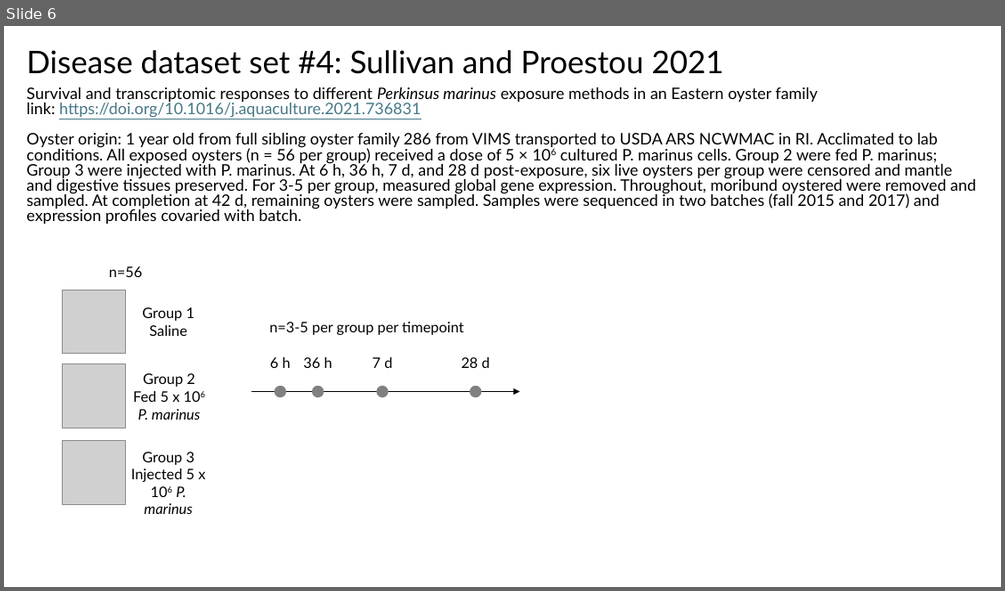
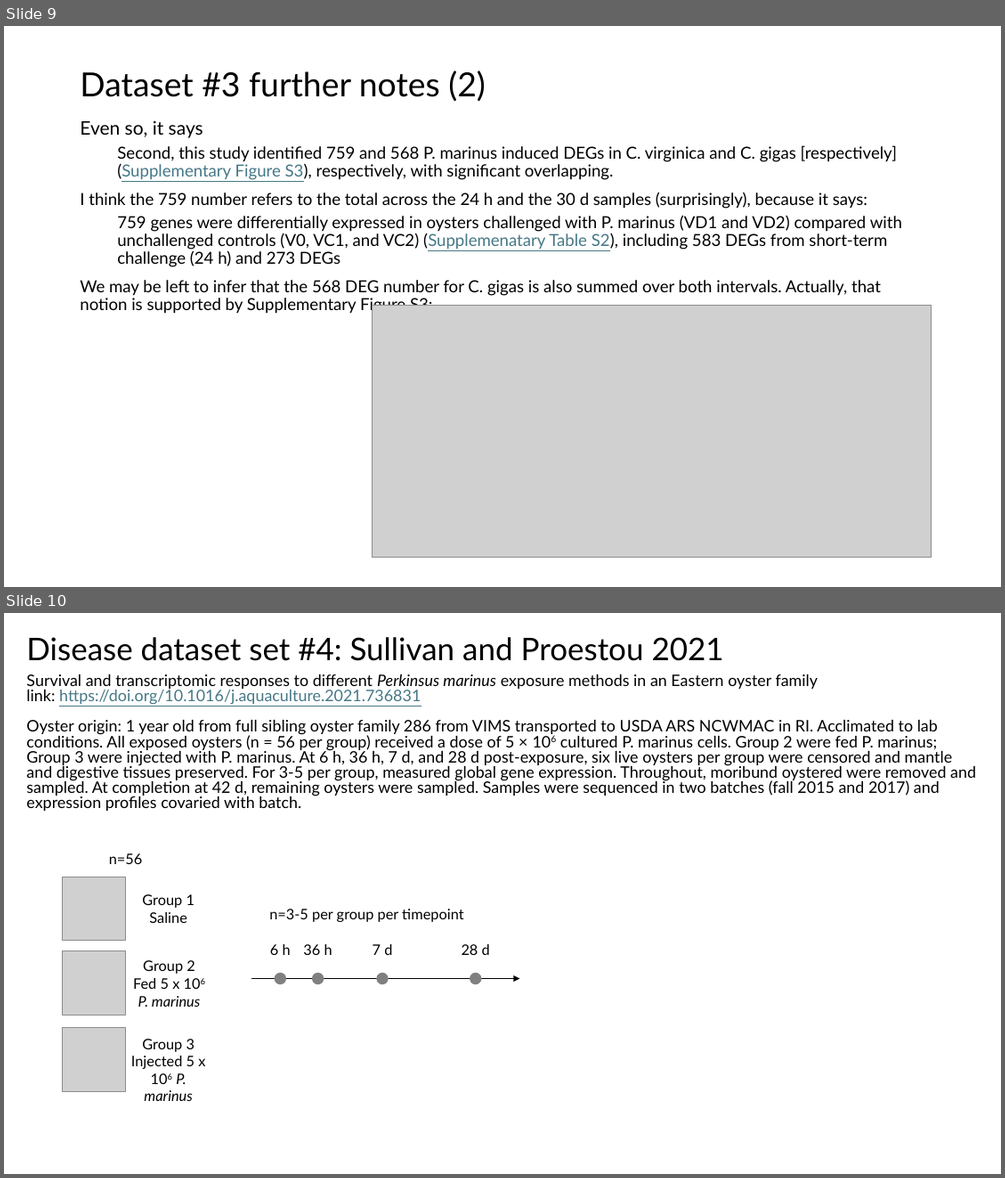
Before and after one commit to Resilience-Biomarkers-for-Aquaculture/Cvirg_Pmarinus_RNAseq, a slide deck: analysis_ideas.pptx. Shown one above the other, each under a label of ours: slide 6 before the commit, slides 9 and 10 after it. The pictures are 1005x591 and 1005x1178 pixels, drawn with LibreOffice and Linux fonts; fonts in the diff are those of the drawing; grey boxes stand for pictures. Boxes give left, top, right and bottom in pixels: in the first picture for what was removed or moved away, otherwise in the second. Text is boxed around its words. In the diff, an @@ line names an element or a change of style, - is before the commit and + after.

```diff
--- a/analysis_ideas.pptx
+++ b/analysis_ideas.pptx
@@ slide 9 added at [4, 26, 1001, 587], background #FFFFFF @@
@@ title added at [80, 70, 485, 102], 32 pt, text #000000 @@
+Dataset #3 further notes (2)
@@ text added at [80, 120, 902, 313], 16 pt, text #000000 @@
+Even so, it says:
+  Second, this study identified 759 and 568 P. marinus induced DEGs in C. virginica and C. gigas [respectively] (Supplementary Figure S3), respectively, with significant overlapping.
+I think the 759 number refers to the total across the 24 h and the 30 d samples (surprisingly), because it says:
+  759 genes were differentially expressed in oysters challenged with P. marinus (VD1 and VD2) compared with unchallenged controls (V0, VC1, and VC2) (Supplemenatary Table S2), including 583 DEGs from short-term challenge (24 h) and 273 DEGs
+We may be left to infer that the 568 DEG number for C. gigas is also summed over both intervals. Actually, that notion is supported by Supplementary Figure S3:
@@ picture added at [372, 305, 931, 557] @@
@@ what was slide 6 is now slide 10 @@
```
Also in this commit, not shown: 5 other slides added.
